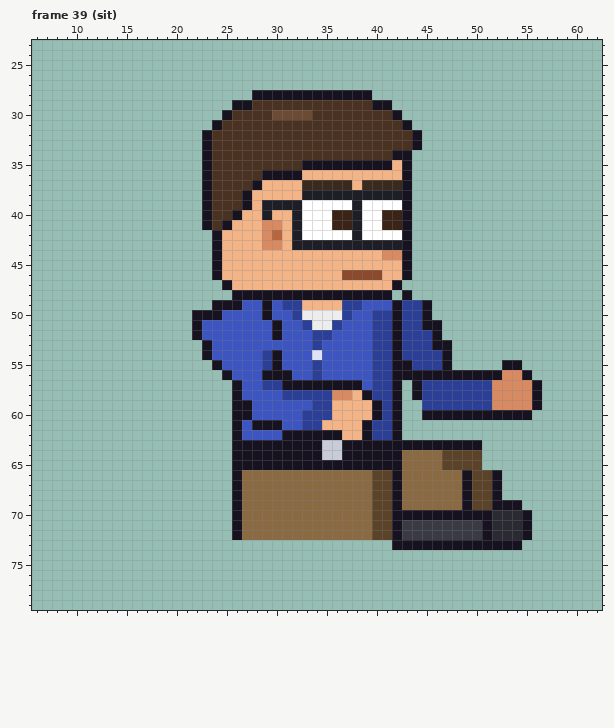
File history of a pixel-art file, sprites/staff/office_dan_right_anim.aseprite. The picture above was drawn from the file before the commit.
64x80 pixels, 129 frames. Shown: frame 39 (sit): x 6..62, y 23..79. The old version is drawn lined up with the new one. The commit also changed other frames, which this record leaves out.
Now the later version:
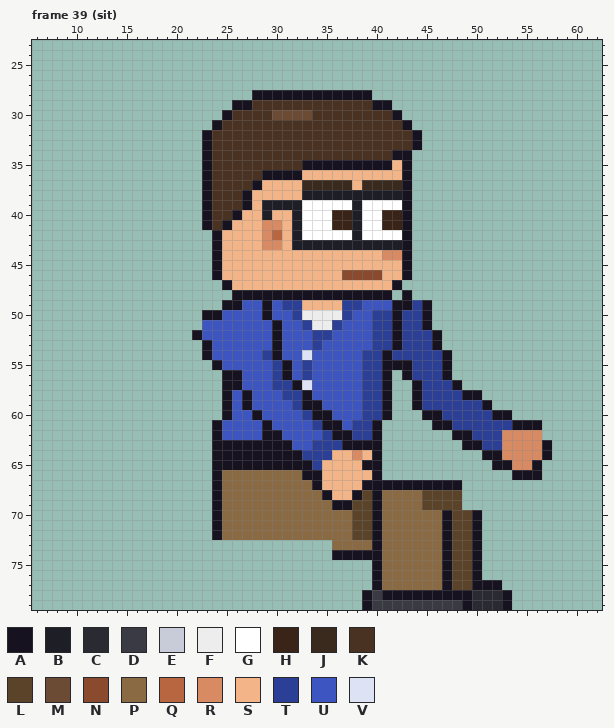
Palette (. is transparent): A #17121f  B #1e1e26  C #2a2a33  D #3a3a44  E #c8ccd8  F #ededed  G #ffffff  H #3a2418  J #3a2a1e  K #4a3222  L #5a4328  M #6b4b34  N #8a4a2e  P #8a6a42  Q #b8663f  R #d88a62  S #f3b488  T #2c3f96  U #3c55c0  V #dde3f5
The exact change:
whole drawing moved by +2,-6 (the old picture is shown already moved)
Frame 39 (sit):
y 49: x 24 A -> .; x 43 T -> A
y 50: x 22 A -> .
y 51: x 22 A -> .; x 46 A -> .
y 53: x 30 U -> A; x 47 A -> .
y 54: x 33..34 UV -> VU; x 39 U -> T; x 41..42 TA -> AT
y 55: x 29..31 TAU -> UTA; x 33..34 UT -> TU; x 39 U -> T; x 41 T -> A; x 53..54 AA -> ..
y 56: x 26 U -> A; x 29..30 AA -> UT; x 33..34 UT -> TU; x 39 U -> T; x 41..42 TA -> A.; x 44..46 AAA -> TTT; x 48..55 AAAAARRA -> ........
y 57: x 25 . -> A; x 29 T -> U; x 31 A -> T; x 33..39 AAAAAAU -> VUUUUUT; x 41..42 TA -> A.; x 48..56 TTTTRRRRA -> A........
y 58: x 25..27 .AU -> AUA; x 33..39 TTTRRSA -> AUUUUUT; x 41..42 TA -> A.; x 49..56 TTTRRRRA -> AA......
y 59: x 25..26 .A -> AU; x 32..42 UUTTSSSSATA -> TAAUUUUTTA.; x 44 . -> A; x 51..56 TRRRRA -> A.....
y 60: x 25..28 .AAU -> AUUA; x 34..42 TTSSSSATA -> AAUUUTTA.; x 47..51 AAAAA -> TTTTT; x 54..55 AA -> ..
y 61: x 24..26 ..A -> AUU; x 28 A -> U; x 30 A -> U; x 33 T -> U; x 35..42 SSSSATTA -> AAUTTA..; x 46..56 ........... -> AATTTTTTAAA
y 62: x 24..26 ..A -> AUU; x 29..35 UUAAAAA -> AAUUUUT; x 37..42 SSATTA -> ATTA..; x 48..56 ......... -> AATTTRRRR
y 63: x 24..25 .. -> AA; x 32..36 AAAEE -> UUTTT; x 41..48 AAAAAAAA -> ........; x 51..57 ....... -> TTRRRRA
y 64: x 24..25 .. -> AA; x 33..39 AAEEAAA -> TTTSSRS; x 41..57 AAPPPPLLLL....... -> ..........AARRRRA
y 65: x 24..25 .. -> AA; x 34..38 AAAAA -> TSSSS; x 41..50 AAPPPPLLLL -> ..........; x 52..56 ..... -> AARRA
y 66: x 24..26 ..A -> APP; x 33..52 PPPPPPPLLAPPPPPPALLA -> AASSSSSA............; x 54..56 ... -> AAA
y 67: x 24..26 ..A -> APP; x 34..41 PPPPPPLL -> ASSSSAAA; x 43..52 PPPPPPALLA -> AAAAAA....
y 68: x 24..26 ..A -> APP; x 35..42 PPPPPLLA -> ASSALAPP; x 45..52 PPPPALLA -> LLLL....
y 69: x 24..26 ..A -> APP; x 36..42 PPPPLLA -> AALLAPP; x 45..54 PPPPALLAAA -> LLLL......
y 70: x 24..26 ..A -> APP; x 38..46 PPLLAAAAA -> LLAPPPPPP; x 48..49 AA -> LL; x 51..55 ACCCA -> .....
y 71..72: x 24..26 ..A -> APP; x 38..55 PPLLADDDDDDDDACCCA -> LLAPPPPPPALLA.....
y 73: x 36..46 ......AAAAA -> PPPPAPPPPPP; x 48..49 AA -> LL; x 51..54 AAAA -> ....
y 74: x 36..50 ............... -> AAAAAPPPPPPALLA
y 75..76: x 40..50 ........... -> APPPPPPALLA
y 77: x 40..52 ............. -> APPPPPPALLAAA
y 78: x 39..53 ............... -> ADAAAAAAAAACCCA
y 79: x 39..53 ............... -> ADDDDDDDDDACCCA
Where, in picture pixels (left, top, right, bottom), the same in both pictures:
changed: (192, 300, 552, 610)
